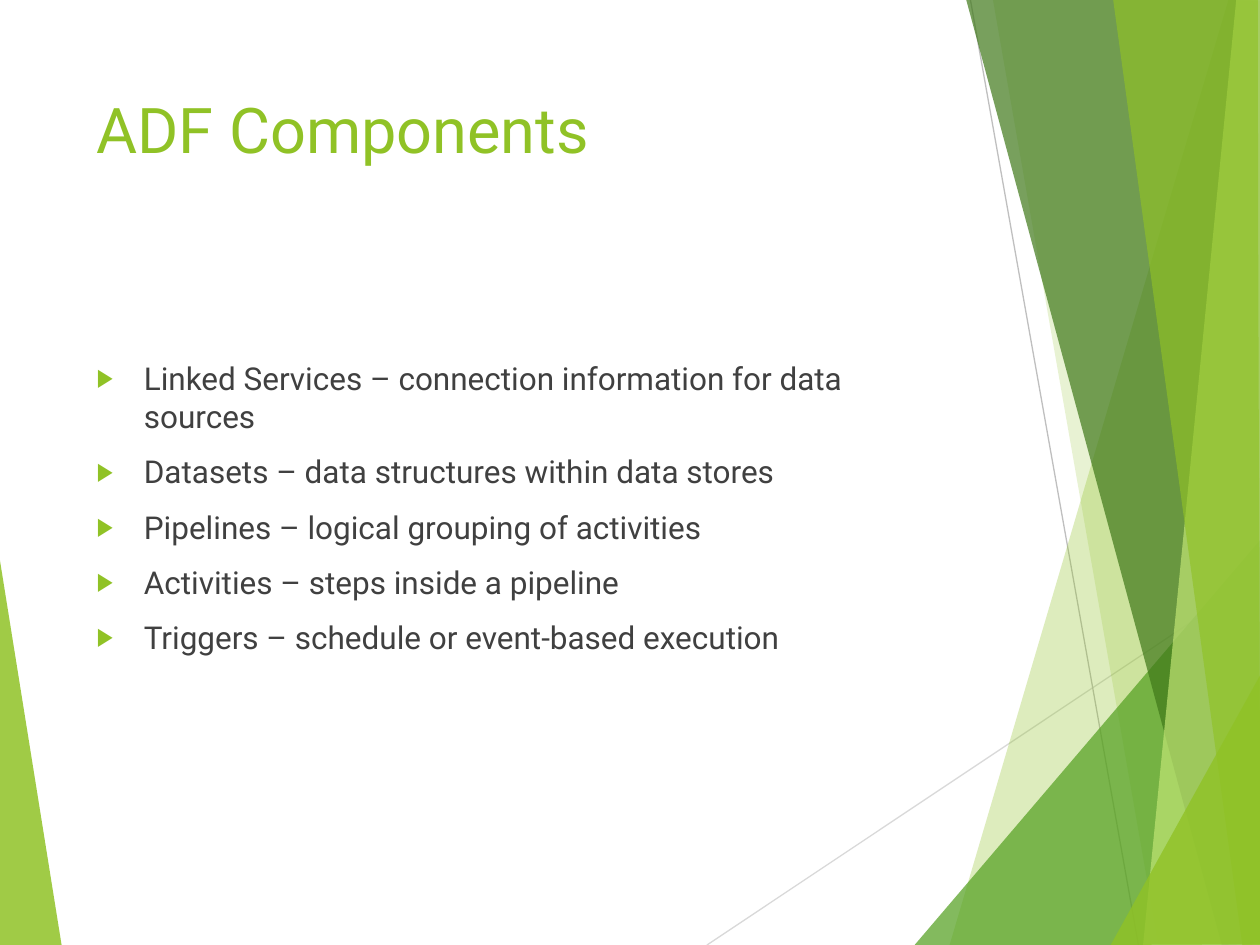
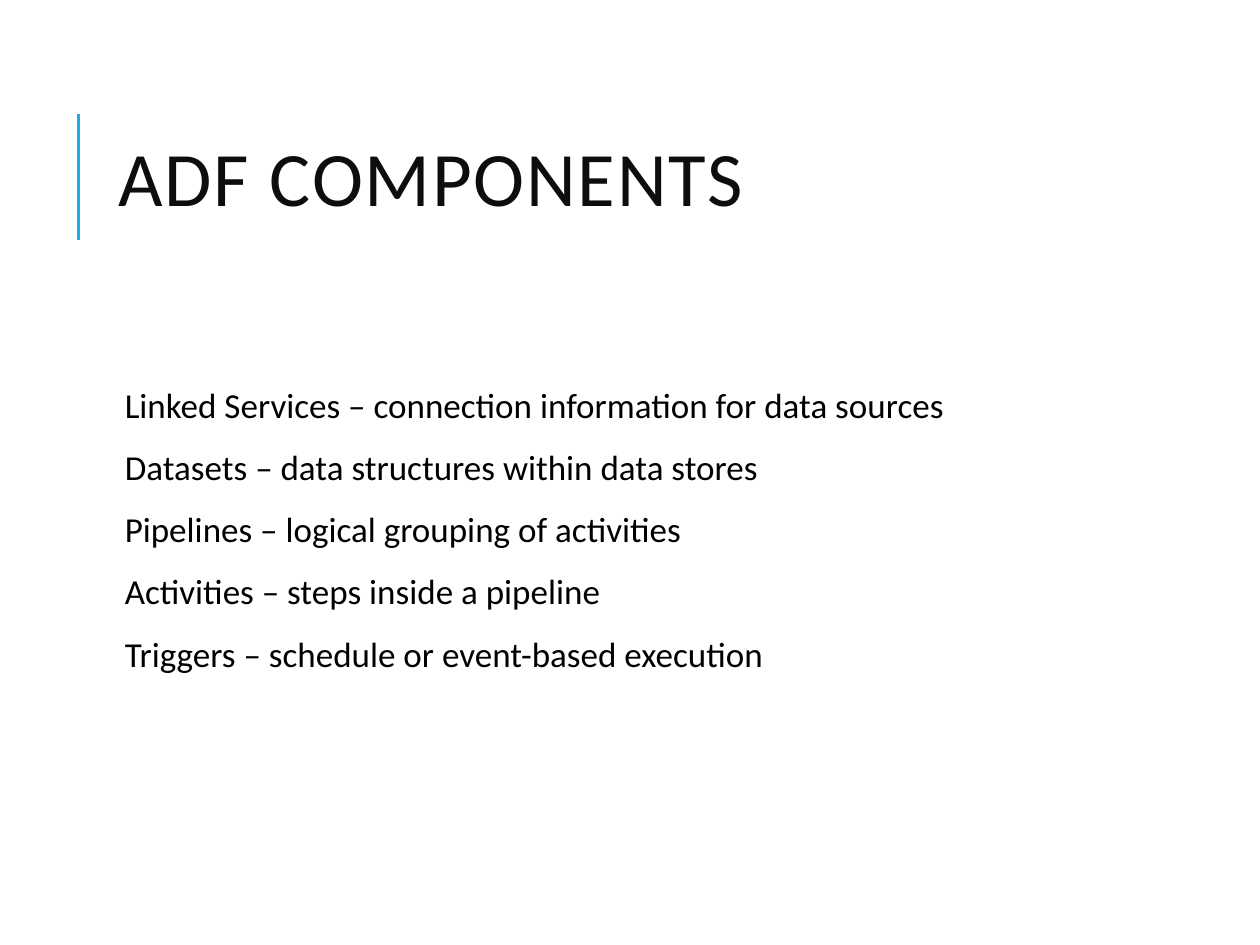
Before and after one commit to vivek1570/DE-Content-WithSnowflakes, a slide deck: slide 4 of Week-1/Day-3/Azure_Data_Factory_Overview.pptx. Drawn at 1260x945 pixels with LibreOffice and Linux fonts; fonts in the diff are those of the drawing. Boxes give left, top, right and bottom in pixels: in the first picture for what was removed or moved away, otherwise in the second. Text is boxed around its words. In the diff, an @@ line names an element or a change of style, - is before the commit and + after.

```diff
--- a/Week-1/Day-3/Azure_Data_Factory_Overview.pptx
+++ b/Week-1/Day-3/Azure_Data_Factory_Overview.pptx
@@ title "ADF COMPONENTS" at (118,156,743,207): vertical alignment top to middle @@
@@ line added from (78, 239) to (78, 113), #1CADE4 1.5 pt @@
@@ title at (118,156,743,207): text changed; size 36 to 44 pt; font Roboto to Calibri; text colour #90C226 to #0D0D0D @@
-ADF Components
+ADF COMPONENTS
@@ text "Linked Services – connection information ...": place and size @@
-text "Linked Services – connection information ..." at (144,366,842,656)
+text "Linked Services – connection information ..." at (125,393,943,673)
@@ text "Linked Services – connection information ..." at (125,393,943,673): size 18 to 20 pt, font Roboto to Calibri, text colour #404040 to #000000; bullet ▶ to  ; line spacing 1 to 0.9; more space between paragraphs; bullet colour #90C226 to #1CADE4 @@
@@ group removed at (0,0,1260,945): 8 freeform shapes, 2 lines @@
```
Also in this commit, not shown: 11 other slides changed, 7 other files.
